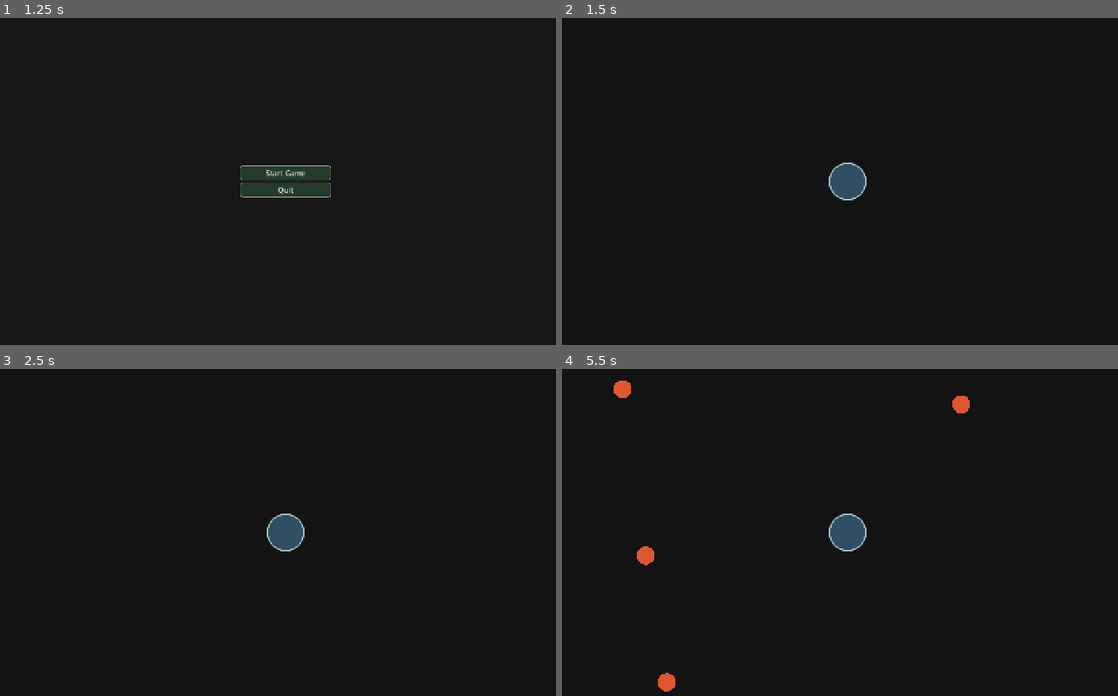
Above: before the commit, frames 1-4 (two rows, left to right).
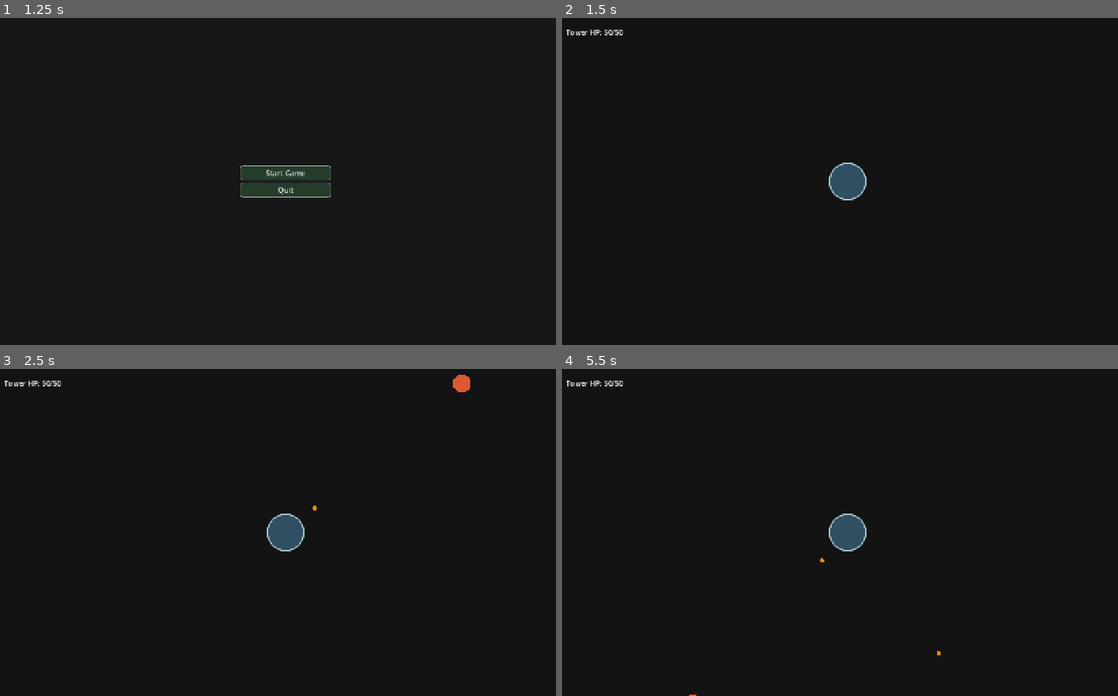
Above: after the commit, the same moments.

Repository: DennisRas/TowerDefenseWithCards
Game: Godot game, scene res://main.tscn
Two runs of this game, one before a commit and one after it. Both use one fixed random seed, a clock stepped at 60 frames per second and the inputs below.
Inputs:
- Up to frame 1 (1.25 s): tap Enter (ui_accept) at 0.5 s; hold Enter (ui_accept) from 0.53 s (still down)
- Up to frame 2 (1.5 s): release Enter (ui_accept) at 1.25 s; click "Start Game" at 1.25 s
- Up to frame 3 (2.5 s): tap Enter (ui_accept) at 2, 2.1, 2.27 s
- Up to frame 4 (5.5 s): tap Enter (ui_accept) at 2.57, 3.6, 3.77, 4.07, 5.1, 5.27 s; hold Enter (ui_accept) 2.78-3.53 s; hold Enter (ui_accept) 4.28-5.03 s

Frame 1 is identical in both runs. In frame 2, 0.1% of the frame differs, in the area x 0-11%, y 3-6%; in frame 3, 0.3%; in frame 4, 0.7%, in the area x 0-74%, y 3-100%.

Commit message:
Finish the refactor to work like before

Diff:
--- a/game/abilities/pistol/bullet/bullet.gd
+++ b/game/abilities/pistol/bullet/bullet.gd
@@ -1,7 +1,7 @@
 extends Area2D
 
 @export var speed = 500.0
-@export var damage = 0.0
+@export var damage = 10.0
 @export var size = 10.0
 
 var direction := Vector2.ZERO
@@ -13,7 +13,6 @@
 	position += direction * speed * delta
 
 func _draw() -> void:
-	print("DRAW PROJECTILE")
 	draw_circle(Vector2.ZERO, size, Color(0.859, 0.541, 0.085, 1.0))
 
 func _on_body_entered(body):
--- a/game/abilities/pistol/bullet/bullet.tscn
+++ b/game/abilities/pistol/bullet/bullet.tscn
@@ -8,6 +8,7 @@
 collision_layer = 4
 collision_mask = 2
 script = ExtResource("1_c8fcr")
+damage = 10.0
 size = 5.0
 
 [node name="CollisionShape2D" type="CollisionShape2D" parent="." unique_id=1617438140]
--- a/game/arena/arena.gd
+++ b/game/arena/arena.gd
@@ -3,5 +3,10 @@
 func _ready() -> void:
 	$Tower.position = get_viewport_rect().size / 2
 
-func _process(delta: float) -> void:
-	pass
+func clear_entities():
+	_free_children($Enemies)
+	_free_children($Projectiles)
+
+func _free_children(node: Node):
+	for child in node.get_children():
+		child.free()
--- a/game/arena/arena.tscn
+++ b/game/arena/arena.tscn
@@ -2,7 +2,7 @@
 
 [ext_resource type="PackedScene" uid="uid://csgc5odhpgivy" path="res://game/tower/tower.tscn" id="1_444vf"]
 [ext_resource type="PackedScene" uid="uid://cpft4ic0opq8f" path="res://game/enemies/enemy.tscn" id="1_olpmc"]
-[ext_resource type="Script" uid="uid://bijyjltvnj04h" path="res://game/spawner.gd" id="4_xdvfk"]
+[ext_resource type="Script" uid="uid://bijyjltvnj04h" path="res://game/arena/spawner.gd" id="4_xdvfk"]
 
 [node name="Arena" type="Node2D" unique_id=842938838]
 
--- a/game/spawner.gd
+++ b/game/arena/spawner.gd
@@ -5,15 +5,12 @@
 
 var timer := 0.0
 
-# Called when the node enters the scene tree for the first time.
-func _ready() -> void:
-	pass # Replace with function body.
+func reset():
+	timer = 0.0
 
-
-# Called every frame. 'delta' is the elapsed time since the previous frame.
 func _process(delta: float) -> void:
-	# if Game.state != Game.State.PLAYING:
-	# 	return
+	if Gamestate.play_state != Gamestate.State.PLAYING:
+		return
 
 	timer += delta
 
@@ -35,4 +32,3 @@
 	)
 
 	enemy.target = get_parent().get_node("Tower")
-	print("Enemy spawned")
--- a/game/enemies/enemy.gd
+++ b/game/enemies/enemy.gd
@@ -1,6 +1,6 @@
 extends CharacterBody2D
 
-@export var speed := 70.0
+@export var speed := 500.0
 @export var damage := 10.0
 @export var max_hp := 10.0
 
@@ -14,28 +14,32 @@
 func take_damage(amount: float):
 	current_hp = max(0, current_hp - amount)
 
-	print("Enemy hit for: ", amount)
-
 	if current_hp <= 0:
 		destroy()
 
 func destroy():
+	Gamestate.state.kills += 1
+	Gamestate.dispatch(Gamestate.Event.ENEMY_KILLED, {
+		"kills": Gamestate.state.kills
+	})
 	queue_free()
 
-func _physics_process(delta: float) -> void:
-	if target:
-		var direction := global_position.direction_to(target.global_position)
-		velocity = direction * speed
-		move_and_slide()
+func _physics_process(_delta: float) -> void:
+	if not is_instance_valid(target):
+		return
 
-		for i in get_slide_collision_count():
-			var collision = get_slide_collision(i)
-			var body = collision.get_collider()
+	var direction := global_position.direction_to(target.global_position)
+	velocity = direction * speed
+	move_and_slide()
 
-			if body.has_method("take_damage"):
-				body.take_damage(damage)
-				queue_free()
-				return
+	for i in get_slide_collision_count():
+		var collision = get_slide_collision(i)
+		var body = collision.get_collider()
+
+		if body.has_method("take_damage"):
+			body.take_damage(damage)
+			destroy()
+			return
 
 func _draw() -> void:
 	draw_circle(Vector2.ZERO, 20, Color(0.867, 0.345, 0.188, 1.0))
--- a/game/game.gd
+++ b/game/game.gd
@@ -1,51 +1,42 @@
-extends Node
+extends Node2D
 
 @onready var arena = $Arena
 @onready var tower = $Arena/Tower
+@onready var spawner = $Arena/Spawner
 @onready var ui = $Ui
-@onready var HUD = $Ui/Hud
-
-enum State {
-	PLAYING,
-	GAME_OVER
-}
-
-var state = State.PLAYING
-
-signal state_changed(state)
 
 func _ready():
-	print("=== GAME READY ===")
+	add_to_group("game")
+	Gamestate.event.connect(_on_gamestate_event)
 
-	arena = get_node("Arena")
-	ui = get_node("Ui")
+func _on_gamestate_event(type, _data):
+	if type == Gamestate.Event.TOWER_DESTROYED:
+		end()
 
-	print("arena:", arena)
-	print("ui:", ui)
-
-	ui.bind(self)
+func set_ui_active(active: bool):
+	# ALWAYS while the game screen is up so overlays work when the tree is paused.
+	ui.process_mode = (
+		Node.PROCESS_MODE_ALWAYS if active
+		else Node.PROCESS_MODE_DISABLED
+	)
 
 func start():
-	print("Starting game...")
 	reset()
-
-func reset():
-	print("Resetting game...")
+	get_tree().paused = false
+	Gamestate.set_play_state(Gamestate.State.PLAYING)
 
 func end():
-	print("GAME END CALLED")
-	if state == State.GAME_OVER:
+	if Gamestate.play_state == Gamestate.State.GAME_OVER:
 		return
 
 	get_tree().paused = true
-	state = State.GAME_OVER
-	state_changed.emit(state)
-	print("Game ended")
+	Gamestate.set_play_state(Gamestate.State.GAME_OVER)
 
 func restart():
-	print("Restarting game...")
-	get_tree().reload_current_scene() 	# Let's not do this, but just reset game instead
-	get_tree().paused = false
-	state = State.PLAYING
-	state_changed.emit(state)
-	print("Game restarted")
+	start()
+
+func reset():
+	Gamestate.reset()
+	arena.clear_entities()
+	spawner.reset()
+	tower.reset()
--- a/game/gamestate.gd
+++ b/game/gamestate.gd
@@ -2,7 +2,7 @@
 extends Node
 
 enum State {
-	MENU,
+	IDLE,
 	PLAYING,
 	GAME_OVER
 }
@@ -10,8 +10,11 @@
 enum Event {
 	STATE_CHANGED,
 	TOWER_HEALTH_CHANGED,
+	TOWER_DESTROYED,
 	ENEMY_KILLED
 }
+
+var play_state: State = State.IDLE
 
 var default_state = {
 	"score": 0,
@@ -26,5 +29,9 @@
 func reset():
 	state = default_state.duplicate(true)
 
+func set_play_state(new_state: State):
+	play_state = new_state
+	dispatch(Event.STATE_CHANGED, {"state": play_state})
+
 func dispatch(type, data = {}):
 	event.emit(type, data)
--- a/game/tower/tower.gd
+++ b/game/tower/tower.gd
@@ -5,67 +5,63 @@
 
 var current_hp: int
 
-signal health_changed(current_hp, max_hp)
-
 @onready var enemies = $"../Enemies"
 
 func _ready() -> void:
 	current_hp = max_hp
 	queue_redraw()
 
-func add_ability(ability_scene: PackedScene):
-	var ability = ability_scene.instantiate()
-	$Abilities.add_child(ability)
+func reset():
+	current_hp = max_hp
+	Gamestate.dispatch(Gamestate.Event.TOWER_HEALTH_CHANGED, {
+		"current": current_hp,
+		"max": max_hp
+	})
 
-	ability.activate()
+func _on_shoot_timer_timeout():
+	var enemy = get_closest_enemy()
 
-#func _on_shoot_timer_timeout():
-	#var enemy = get_closest_enemy()
-	#
-	#if enemy:
-		#shoot(enemy)
-#
-#func get_closest_enemy():
-	#var closest = null
-	#var distance = INF
-#
-	#for enemy in enemies.get_children():
-		#var d = global_position.distance_to(enemy.global_position)
-#
-		#if d < distance:
-			#distance = d
-			#closest = enemy
-#
-	#return closest
-#
-#func shoot(enemy):
-	#var projectile: Area2D = projectile_scene.instantiate()
-#
-	#get_parent().get_node("Projectiles").add_child(projectile)
-#
-	#projectile.global_position = global_position + projectile.direction * 60
-	#projectile.z_index = 10
-#
-	#projectile.direction = (
-		#global_position.direction_to(enemy.global_position)
-	#)
+	if enemy:
+		shoot(enemy)
+
+func get_closest_enemy():
+	var closest = null
+	var distance = INF
+
+	for enemy in enemies.get_children():
+		if not is_instance_valid(enemy):
+			continue
+
+		var d = global_position.distance_to(enemy.global_position)
+
+		if d < distance:
+			distance = d
+			closest = enemy
+
+	return closest
+
+func shoot(enemy):
+	var projectile: Area2D = projectile_scene.instantiate()
+	get_parent().get_node("Projectiles").add_child(projectile)
+
+	projectile.global_position = global_position + projectile.direction * 60
+	projectile.z_index = 10
+	projectile.direction = (
+		global_position.direction_to(enemy.global_position)
+	)
 
 func take_damage(amount: int):
 	current_hp = max(0, current_hp - amount)
-	health_changed.emit(current_hp, max_hp)
-	print("Tower hit for: ", amount)
+	Gamestate.dispatch(Gamestate.Event.TOWER_HEALTH_CHANGED, {
+		"current": current_hp,
+		"max": max_hp
+	})
 
 	if current_hp <= 0:
 		destroy()
 
-func destroy():
-	print("Tower destroyed!")
-	queue_free()
-	#Game.end()
-	get_tree().current_scene.end()
-
-func _process(delta: float) -> void:
-	pass
+func destroy() -> void:
+	Gamestate.dispatch(Gamestate.Event.TOWER_DESTROYED)
 
 func _draw() -> void:
 	draw_circle(
--- a/game/tower/tower.tscn
+++ b/game/tower/tower.tscn
@@ -15,3 +15,9 @@
 shape = SubResource("CircleShape2D_7j8ug")
 
 [node name="Abilities" type="Node2D" parent="." unique_id=2140183390]
+
+[node name="ShootTimer" type="Timer" parent="." unique_id=1176728158]
+wait_time = 0.5
+autostart = true
+
+[connection signal="timeout" from="ShootTimer" to="." method="_on_shoot_timer_timeout"]
--- a/game/ui/hud/hud.gd
+++ b/game/ui/hud/hud.gd
@@ -1,26 +1,6 @@
-extends CanvasLayer
+extends Control
 
 @onready var label = $TowerHPLabel
-@onready var overlay = $GameOverPanel
 
-func _ready():
-	process_mode = Node.PROCESS_MODE_ALWAYS
-	#Game.state_changed.connect(state_changed)
-
-func update_tower_health_text(current, max):
-	label.text = "Tower HP: %d/%d" % [current, max]
-
-#func state_changed(state):
-	#if state == Game.State.GAME_OVER:
-		#overlay.visible = true
-	#else:
-		#overlay.visible = false
-
-func _input(event):
-	#if Game.state != Game.State.GAME_OVER:
-		#return
-	pass
-
-	if event.is_action_pressed("ui_accept"):
-		#Game.restart()
-		pass
+func update_tower_health_text(current, max_hp):
+	label.text = "Tower HP: %d/%d" % [current, max_hp]
--- a/game/ui/hud/hud.tscn
+++ b/game/ui/hud/hud.tscn
@@ -2,11 +2,19 @@
 
 [ext_resource type="Script" uid="uid://baavm7skyvx5y" path="res://game/ui/hud/hud.gd" id="1_d4vpa"]
 
-[node name="Hud" type="CanvasLayer" unique_id=50652635]
+[node name="Hud" type="Control"]
+layout_mode = 3
+anchors_preset = 15
+anchor_right = 1.0
+anchor_bottom = 1.0
+grow_horizontal = 2
+grow_vertical = 2
+mouse_filter = 2
 script = ExtResource("1_d4vpa")
 
-[node name="TowerHPLabel" type="Label" parent="." unique_id=384277224]
+[node name="TowerHPLabel" type="Label" parent="."]
+layout_mode = 0
 offset_left = 20.0
 offset_top = 20.0
-offset_right = 60.0
+offset_right = 200.0
 offset_bottom = 43.0
--- a/game/ui/overlays/game_over/restart_button.gd
+++ b/game/ui/overlays/game_over/restart_button.gd
@@ -1,14 +1,4 @@
 extends Button
 
-# Called when the node enters the scene tree for the first time.
-func _ready() -> void:
-	pass # Replace with function body.
-
-# Called every frame. 'delta' is the elapsed time since the previous frame.
-func _process(delta: float) -> void:
-	pass
-
 func _on_pressed() -> void:
-	#Game.restart()
-	get_tree().current_scene.restart()
-	pass
+	get_tree().get_first_node_in_group("game").restart()
--- a/game/ui/ui.gd
+++ b/game/ui/ui.gd
@@ -3,34 +3,35 @@
 @onready var GameOverOverlay = $GameOverOverlay
 @onready var Hud = $Hud
 
-var game
+func _ready() -> void:
+	Gamestate.event.connect(_on_gamestate_event)
+	_apply_play_state(Gamestate.play_state)
 
-func _ready() -> void:
-	print_tree()
+func _on_gamestate_event(type, data):
+	match type:
+		Gamestate.Event.STATE_CHANGED:
+			_apply_play_state(data.get("state", Gamestate.play_state))
+		Gamestate.Event.TOWER_HEALTH_CHANGED:
+			Hud.update_tower_health_text(data.current, data.max)
 
-func bind(game_instance):
-	print("UI BIND CALLED")
-	game = game_instance
+func _apply_play_state(play_state):
+	match play_state:
+		Gamestate.State.PLAYING:
+			Hud.visible = true
+			GameOverOverlay.visible = false
+		Gamestate.State.GAME_OVER:
+			Hud.visible = true
+			GameOverOverlay.visible = true
+		_:
+			Hud.visible = false
+			GameOverOverlay.visible = false
 
-	print("tower:", game.tower)
-	print("state signal:", game.state_changed)
+func _get_game() -> Node:
+	return get_tree().get_first_node_in_group("game")
 
-	game.tower.health_changed.connect(on_tower_health_changed)
-	game.state_changed.connect(on_game_state_changed)
+func _input(event):
+	if Gamestate.play_state != Gamestate.State.GAME_OVER:
+		return
 
-func on_game_state_changed(state):
-	print("UI: Game state changed to: ", state)
-	#match state:
-		#Game.State.GAME_OVER:
-			#GameOverOverlay.Show()
-		#Game.State.PLAYING:
-			#Hud.show()
-
-func show_game_over():
-	pass
-
-func show_card_selection():
-	pass
-
-func on_tower_health_changed(current, max):
-	Hud.update_tower_health_text(current, max)
+	if event.is_action_pressed("ui_accept"):
+		_get_game().restart()
--- a/main.gd
+++ b/main.gd
@@ -1,35 +1,50 @@
 extends Node
 
-@onready var screen_container = $ScreenContainer
-var current_screen
+@onready var intro = $Intro
+@onready var menu = $Menu
+@onready var game = $Game
 
-var intro_screen = preload("res://intro/intro.tscn")
-var menu_screen = preload("res://menu/menu.tscn")
-var game_screen = preload("res://game/game.tscn")
+var current_screen: Node
 
 func _ready():
-	print("Main ready")
+	intro.finished.connect(show_menu)
+	menu.start_game_pressed.connect(start_game)
+
+	for screen in [intro, menu, game]:
+		_set_screen_active(screen, false)
+
 	show_intro()
 
-func change_screen(scene):
+func _set_screen_active(screen: Node, active: bool):
+	screen.visible = active
+	screen.process_mode = (
+		Node.PROCESS_MODE_INHERIT if active
+		else Node.PROCESS_MODE_DISABLED
+	)
+
+func show_screen(screen: Node):
+	if current_screen == screen:
+		return
+
 	if current_screen:
-		current_screen.queue_free()
+		_set_screen_active(current_screen, false)
+		if current_screen == game:
+			game.set_ui_active(false)
 
-	current_screen = scene.instantiate()
-	screen_container.add_child(current_screen)
+	current_screen = screen
+	_set_screen_active(screen, true)
+
+	if screen == game:
+		game.set_ui_active(true)
 
 func show_intro():
-	print("Showing intro")
-	change_screen(intro_screen)
-	current_screen.finished.connect(show_menu)
+	intro.done = false
+	show_screen(intro)
 
 func show_menu():
-	print("Showing menu")
-	change_screen(menu_screen)
-	current_screen.start_game_pressed.connect(start_game)
+	Gamestate.set_play_state(Gamestate.State.IDLE)
+	show_screen(menu)
 
 func start_game():
-	print("Showing game")
-	change_screen(game_screen)
-	print("Loaded scene:")
-	current_screen.print_tree()
+	show_screen(game)
+	game.start()
--- a/main.tscn
+++ b/main.tscn
@@ -1,8 +1,18 @@
 [gd_scene format=3 uid="uid://bd1iu2a6cy4j3"]
 
 [ext_resource type="Script" uid="uid://chae1o2mxn2h2" path="res://main.gd" id="1_h2yge"]
+[ext_resource type="PackedScene" uid="uid://djm73mm4bqa53" path="res://intro/intro.tscn" id="2_intro"]
+[ext_resource type="PackedScene" uid="uid://dwsqb26p8scco" path="res://menu/menu.tscn" id="3_menu"]
+[ext_resource type="PackedScene" uid="uid://ciprhksn06rlr" path="res://game/game.tscn" id="4_game"]
 
 [node name="Main" type="Node" unique_id=515956248]
 script = ExtResource("1_h2yge")
 
-[node name="ScreenContainer" type="Node" parent="." unique_id=821718790]
+[node name="Intro" parent="." instance=ExtResource("2_intro")]
+visible = false
+
+[node name="Menu" parent="." instance=ExtResource("3_menu")]
+visible = false
+
+[node name="Game" parent="." instance=ExtResource("4_game")]
+visible = false
Renamed: game/spawner.gd.uid -> game/arena/spawner.gd.uid
